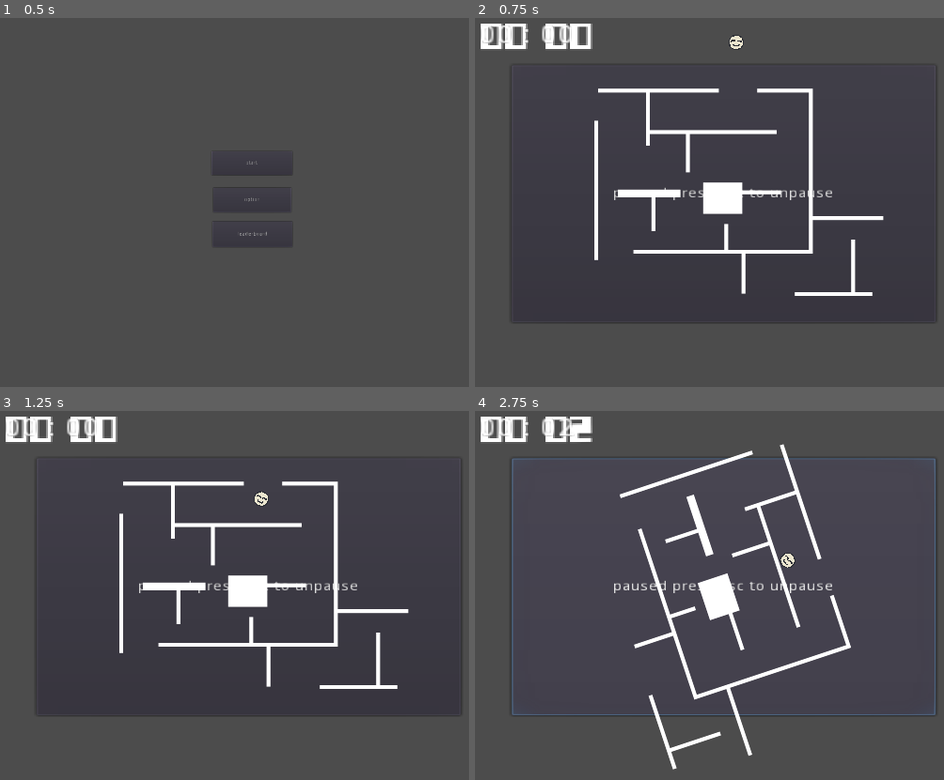
Above: before the commit, frames 1-4 (two rows, left to right).
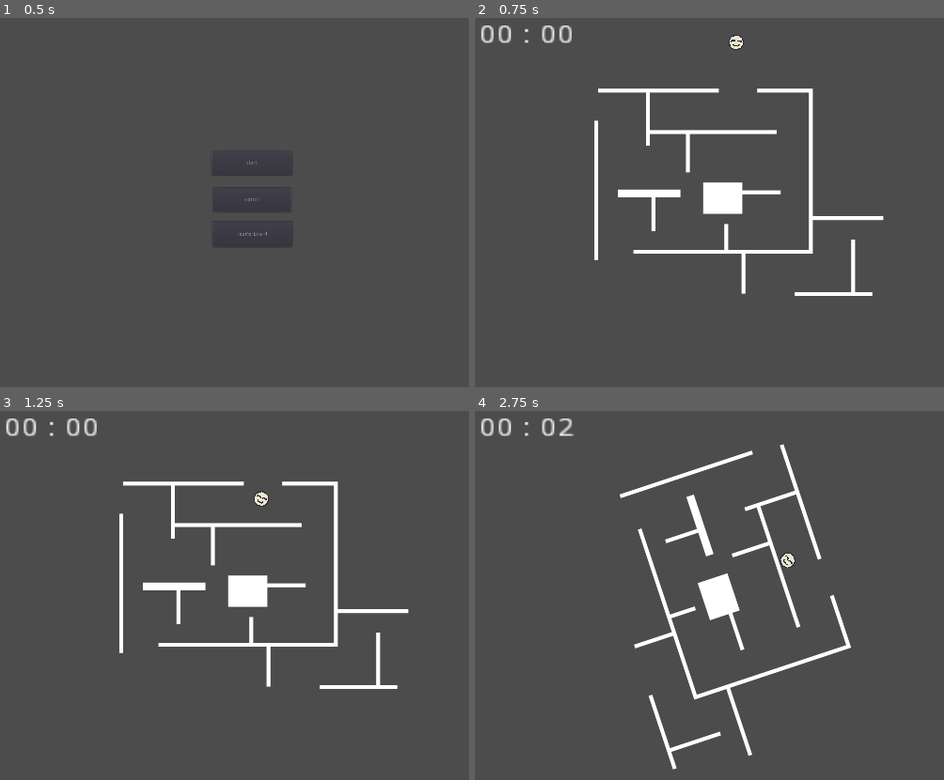
Above: after the commit, the same moments.

Repository: dante-ventura/scorespace-jam-game
Game: Godot game, scene res://scenes/HomeBase.tscn
Two runs of this game, one before a commit and one after it. Both use one fixed random seed, a clock stepped at 60 frames per second and the inputs below.
Inputs (mouse positions are in pixels of both pictures, inside the frame that each line leads up to):
- Up to frame 1 (0.5 s): no input
- Up to frame 2 (0.75 s): click "start" at 0.5 s
- Up to frame 3 (1.25 s): no input
- Up to frame 4 (2.75 s): click (723, 588) at 1.25 s, where only the run before the commit has a clickable "paused press esc to unpause"; hold Right (gameplay_rotate_right) from 2.03 s (still down)

Frame 1 is identical in both runs. In frame 2, 1.6% of the frame differs, in the area x 1-99%, y 1-83%; in frame 3, 1.6%; in frame 4, 2.7%.

Commit message:
leaderb

Diff:
--- a/scenes/GameScene.tscn
+++ b/scenes/GameScene.tscn
@@ -1,27 +1,22 @@
-[gd_scene load_steps=6 format=2]
+[gd_scene load_steps=4 format=2]
 
 [ext_resource path="res://scripts/GameScene.gd" type="Script" id=1]
 [ext_resource path="res://scripts/Timer.gd" type="Script" id=2]
 [ext_resource path="res://scripts/Pause.gd" type="Script" id=3]
-[ext_resource path="res://assets/Myfont123123312-Regular.ttf" type="DynamicFontData" id=4]
-
-[sub_resource type="DynamicFont" id=1]
-size = 50
-font_data = ExtResource( 4 )
 
 [node name="GameScene" type="Node2D"]
 script = ExtResource( 1 )
-
 
 [node name="Timer" type="Label" parent="."]
 margin_left = 324.0
 margin_top = 76.0
 margin_right = 363.0
 margin_bottom = 107.0
-rect_scale = Vector2( 1.72578, 1.5454 )
-custom_fonts/font = SubResource( 1 )
+rect_scale = Vector2( 5.54332, 4.61885 )
 script = ExtResource( 2 )
 
+[node name="CanvasLayer" type="CanvasLayer" parent="."]
+layer = 50
 
 [node name="Pause" type="Control" parent="CanvasLayer"]
 pause_mode = 2
@@ -30,23 +25,15 @@
 margin_bottom = 1080.0
 script = ExtResource( 3 )
 
-[node name="Background" type="ColorRect" parent="CanvasLayer/Pause"]
+[node name="PauseBackground" type="ColorRect" parent="CanvasLayer/Pause"]
 anchor_right = 1.0
 anchor_bottom = 1.0
 color = Color( 0, 0, 0, 0.486275 )
 
-[node name="Button" type="Button" parent="CanvasLayer/Pause"]
+[node name="PauseButton" type="Button" parent="CanvasLayer/Pause"]
 margin_left = 408.0
 margin_top = 183.0
 margin_right = 765.0
 margin_bottom = 467.0
 rect_scale = Vector2( 3.03456, 2.31517 )
 text = "paused press esc to unpause"
-
-[node name="Timer" type="Label" parent="."]
-margin_left = 324.0
-margin_top = 76.0
-margin_right = 363.0
-margin_bottom = 107.0
-rect_scale = Vector2( 5.54332, 4.61885 )
-script = ExtResource( 2 )
